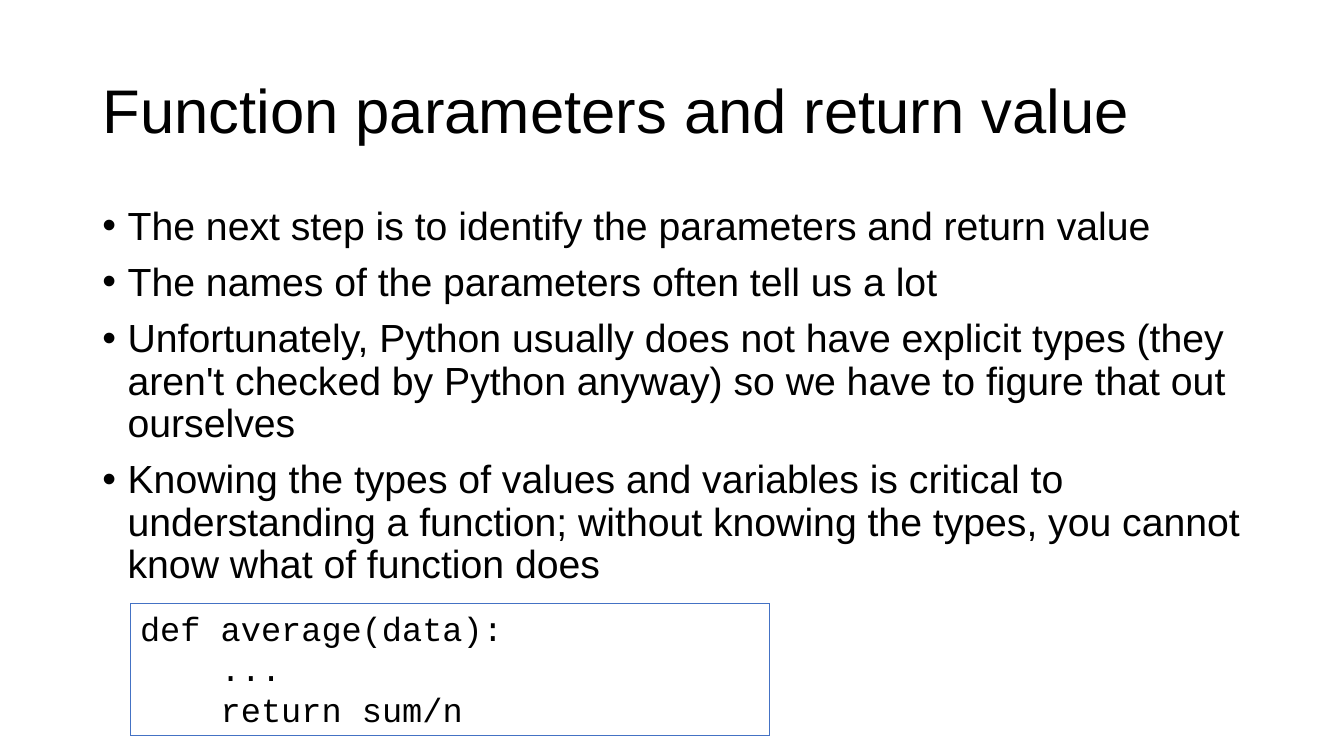
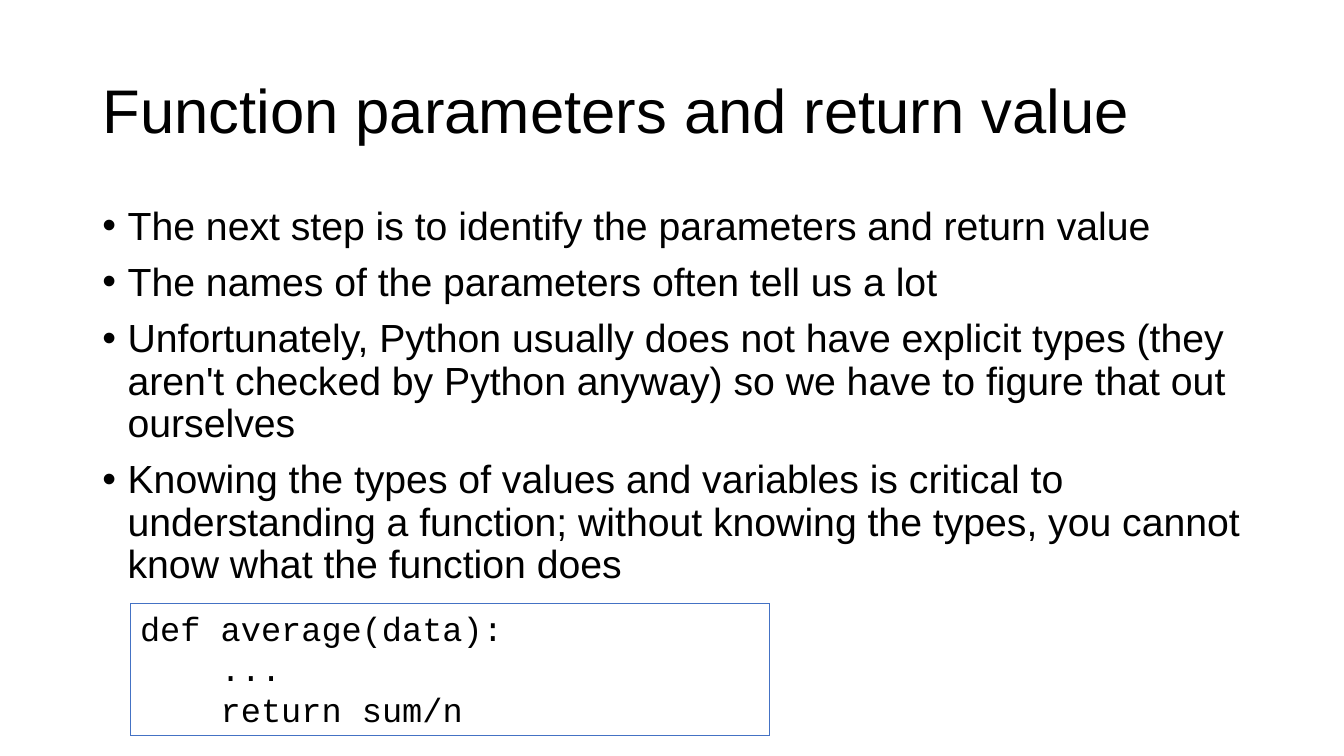
Before and after one commit to parrt/msds689, a slide deck: slide 10 of notes/reading-code.pptx. Drawn at 1344x756 pixels with LibreOffice and Linux fonts; fonts in the diff are those of the drawing; background and template pictures are left out. Boxes give left, top, right and bottom in pixels: in the first picture for what was removed or moved away, otherwise in the second. Text is boxed around its words. In the diff, an @@ line names an element or a change of style, - is before the commit and + after.

```diff
--- a/notes/reading-code.pptx
+++ b/notes/reading-code.pptx
@@ text at box(128, 464, 1240, 579): text changed @@
-• Knowing the types of values and variables is critical to understanding a function; without knowing the types, you cannot know what of function does
+• Knowing the types of values and variables is critical to understanding a function; without knowing the types, you cannot know what the function does
```
Also in this commit, not shown: 7 other slides changed, 6 other files.
